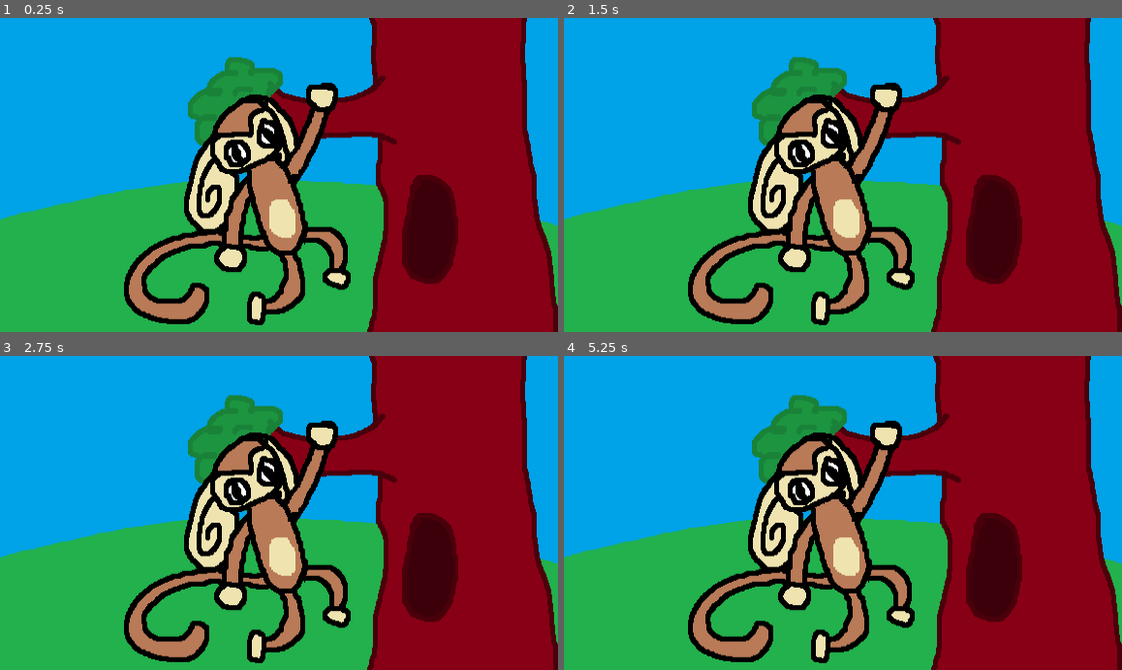
Above: before the commit, frames 1-4 (two rows, left to right).
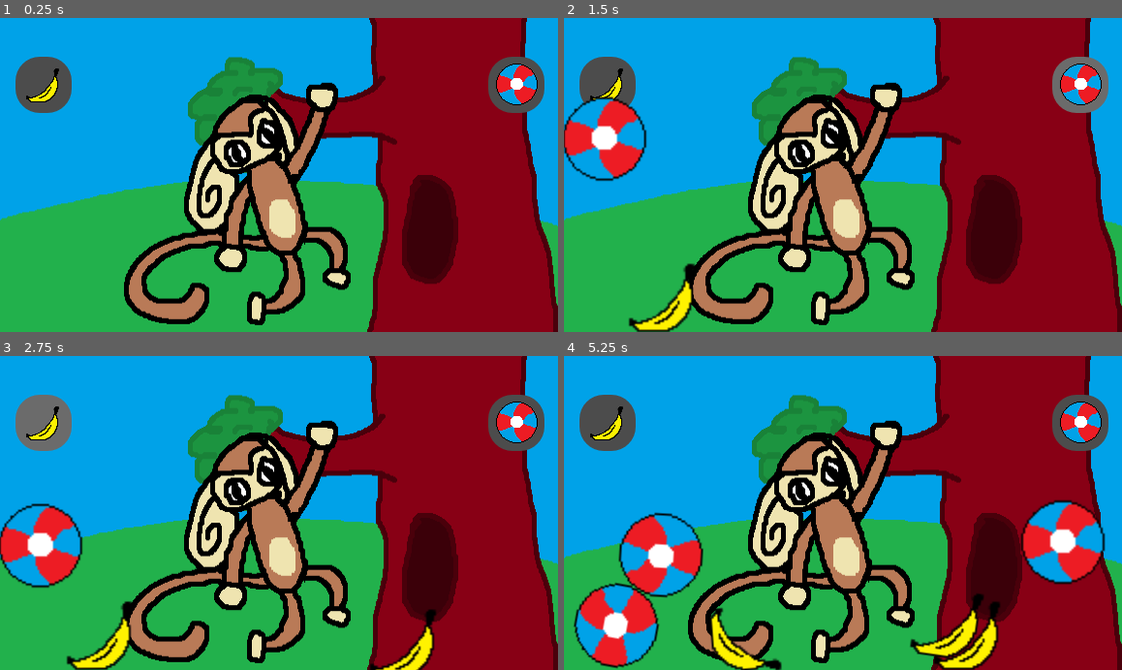
Above: after the commit, the same moments.

Repository: KRAFTODOT/Examen2025
Game: Godot game, scene res://game.tscn
Same seed, same stepped clock (60 frames per second), same inputs: the game is played once before the commit and once after it.
Inputs (mouse positions are in pixels of both pictures, inside the frame that each line leads up to):
- Up to frame 1 (0.25 s): no input
- Up to frame 2 (1.5 s): click (608, 83) at 0.52 s; click (1082, 83) at 1.27 s
- Up to frame 3 (2.75 s): click (44, 421) at 2.02 s
- Up to frame 4 (5.25 s): click (1082, 421) at 2.77 s; click (608, 421) at 3.52 s; click (1082, 421) at 4.27 s; move the mouse to (965, 497) at 5.02 s; click (965, 497) at 5.17 s

The runs differ from the first frame. In frame 1, 3.0% of the frame differs, in the area x 2-98%, y 12-31%; in frame 2, 5.8%; in frame 3, 7.4%; in frame 4, 15%, in the area x 1-98%, y 12-100%.

Commit message:
Commit of the day

Diff:
--- /dev/null
+++ b/monkey-examen-game/ball.gd
@@ -0,0 +1,24 @@
+extends RigidBody2D
+
+var mouse_offset = Vector2.ZERO
+var is_dragging = false
+
+func _on_input_event(viewport: Node, event: InputEvent, shape_idx: int) -> void:
+	if event is InputEventMouseButton:
+		if event.button_index == MOUSE_BUTTON_LEFT:
+			if event.pressed:
+				is_dragging = true
+				mouse_offset = global_position - get_global_mouse_position() # Offset
+				freeze = true # Temporarily freeze for direct control
+			else:
+				is_dragging = false
+				freeze = false # Release freeze
+
+func _process(delta):
+	if is_dragging:
+		global_position = get_global_mouse_position() # Move with mouse
+
+func _integrate_forces(state):
+	if is_dragging:
+		# Move the body to the mouse position, maintaining offset
+		state.transform.origin = get_global_mouse_position() + mouse_offset
--- /dev/null
+++ b/monkey-examen-game/ball.tscn
@@ -0,0 +1,28 @@
+[gd_scene load_steps=5 format=3 uid="uid://b674ep5cr4ocn"]
+
+[ext_resource type="Script" uid="uid://dddhjlduweol0" path="res://ball.gd" id="1_41u45"]
+[ext_resource type="Texture2D" uid="uid://bmrxkdtmt4fup" path="res://ball.png" id="1_x8fbi"]
+
+[sub_resource type="PhysicsMaterial" id="PhysicsMaterial_41u45"]
+bounce = 0.9
+
+[sub_resource type="CircleShape2D" id="CircleShape2D_41u45"]
+radius = 43.046486
+
+[node name="Ball" type="RigidBody2D" groups=["ball"]]
+collision_layer = 3
+collision_mask = 3
+input_pickable = true
+physics_material_override = SubResource("PhysicsMaterial_41u45")
+freeze_mode = 1
+script = ExtResource("1_41u45")
+
+[node name="Sprite2D" type="Sprite2D" parent="."]
+scale = Vector2(2, 2)
+texture = ExtResource("1_x8fbi")
+
+[node name="CollisionShape2D" type="CollisionShape2D" parent="."]
+position = Vector2(1, -1)
+shape = SubResource("CircleShape2D_41u45")
+
+[connection signal="input_event" from="." to="." method="_on_input_event"]
--- /dev/null
+++ b/monkey-examen-game/banana.gd
@@ -0,0 +1,32 @@
+extends RigidBody2D
+
+var mouse_offset = Vector2.ZERO
+var is_dragging = false
+
+func _on_input_event(viewport: Node, event: InputEvent, shape_idx: int) -> void:
+	if event is InputEventMouseButton:
+		if event.button_index == MOUSE_BUTTON_LEFT:
+			if event.pressed:
+				is_dragging = true
+				mouse_offset = global_position - get_global_mouse_position() # Offset
+				freeze = true # Temporarily freeze for direct control
+			else:
+				is_dragging = false
+				freeze = false # Release freeze
+
+func _process(delta):
+	if is_dragging:
+		global_position = get_global_mouse_position() # Move with mouse
+
+func _integrate_forces(state):
+	if is_dragging:
+		# Move the body to the mouse position, maintaining offset
+		state.transform.origin = get_global_mouse_position() + mouse_offset
+
+
+
+
+func _on_mouth_entered(body_rid: RID, body: Node, body_shape_index: int, local_shape_index: int) -> void:
+	if body.is_in_group("mouth"):
+		get_parent().sound.play()
+		self.queue_free()
--- /dev/null
+++ b/monkey-examen-game/banana.tscn
@@ -0,0 +1,29 @@
+[gd_scene load_steps=4 format=3 uid="uid://ce8jf405bkf03"]
+
+[ext_resource type="Texture2D" uid="uid://ci225k13msw26" path="res://banana.png" id="1_mb6cj"]
+[ext_resource type="Script" uid="uid://ce57obgrxdnjm" path="res://banana.gd" id="1_s1qo3"]
+
+[sub_resource type="PhysicsMaterial" id="PhysicsMaterial_s1qo3"]
+
+[node name="Banana" type="RigidBody2D" groups=["banana"]]
+collision_layer = 2
+collision_mask = 2
+input_pickable = true
+mass = 0.1
+physics_material_override = SubResource("PhysicsMaterial_s1qo3")
+freeze_mode = 1
+contact_monitor = true
+max_contacts_reported = 5
+script = ExtResource("1_s1qo3")
+
+[node name="Sprite2D" type="Sprite2D" parent="."]
+scale = Vector2(2, 2)
+texture = ExtResource("1_mb6cj")
+offset = Vector2(-4, -10)
+
+[node name="CollisionPolygon2D" type="CollisionPolygon2D" parent="."]
+position = Vector2(-8, -20)
+polygon = PackedVector2Array(-36, 29, -32, 30, -28, 36, 5, 36, 23, 22, 29, 7, 29, -9, 27, -17, 32, -34, 25, -34, 20, -29, 21, -18, 13, -1, 6, 8, -1, 14, -14, 22, -28, 26, -36, 22)
+
+[connection signal="body_shape_entered" from="." to="." method="_on_mouth_entered"]
+[connection signal="input_event" from="." to="." method="_on_input_event"]
--- /dev/null
+++ b/monkey-examen-game/default_bus_layout.tres
@@ -0,0 +1,3 @@
+[gd_resource type="AudioBusLayout" format=3 uid="uid://dw7lh6ngau1qk"]
+
+[resource]
--- /dev/null
+++ b/monkey-examen-game/game.gd
@@ -0,0 +1,32 @@
+extends Node2D
+
+@onready var sound: AudioStreamPlayer = %Sound
+@onready var banana_button: Button = %"Banana button"
+@onready var ball_button: Button = %"Ball button"
+@onready var left_top_marker: Marker2D = %"Left-top"
+@onready var right_bottom_marker: Marker2D = %"Right-bottom"
+
+var left_top
+var right_bottom
+
+const BALL = preload("uid://b674ep5cr4ocn")
+const BANANA = preload("uid://ce8jf405bkf03")
+
+func _ready() -> void:
+	left_top=left_top_marker.position
+	right_bottom=right_bottom_marker.position
+
+func _on_banana_button_pressed() -> void:
+	var x=randi_range(left_top.x,right_bottom.x)
+	var y=randi_range(left_top.y,right_bottom.y)
+	var banana=BANANA.instantiate()
+	banana.position=Vector2(x,y)
+	add_child(banana)
+
+
+func _on_ball_button_pressed() -> void:
+	var x=randi_range(left_top.x,right_bottom.x)
+	var y=randi_range(left_top.y,right_bottom.y)
+	var ball=BALL.instantiate()
+	ball.position=Vector2(x,y)
+	add_child(ball)
--- a/monkey-examen-game/game.tscn
+++ b/monkey-examen-game/game.tscn
@@ -1,15 +1,128 @@
-[gd_scene load_steps=2 format=3 uid="uid://cmfw37rae5qac"]
+[gd_scene load_steps=14 format=3 uid="uid://cmfw37rae5qac"]
 
+[ext_resource type="Script" uid="uid://b0y80h4yjbkj4" path="res://game.gd" id="1_7jktm"]
 [ext_resource type="Texture2D" uid="uid://bsooijstd13yf" path="res://monkey_background.png" id="1_80nbo"]
+[ext_resource type="AudioStream" uid="uid://daniomigqgqy2" path="res://nom-nom-nom_gPJiWn4.mp3" id="4_fc0e3"]
+[ext_resource type="Texture2D" uid="uid://ci225k13msw26" path="res://banana.png" id="5_ryrav"]
+[ext_resource type="Texture2D" uid="uid://bmrxkdtmt4fup" path="res://ball.png" id="6_eow3j"]
+
+[sub_resource type="StyleBoxFlat" id="StyleBoxFlat_eow3j"]
+bg_color = Color(0.2995802, 0.2995802, 0.2995802, 1)
+corner_radius_top_left = 25
+corner_radius_top_right = 25
+corner_radius_bottom_right = 25
+corner_radius_bottom_left = 25
+
+[sub_resource type="StyleBoxFlat" id="StyleBoxFlat_ryrav"]
+bg_color = Color(0.55226594, 0.55226594, 0.55226594, 1)
+corner_radius_top_left = 25
+corner_radius_top_right = 25
+corner_radius_bottom_right = 25
+corner_radius_bottom_left = 25
+
+[sub_resource type="StyleBoxFlat" id="StyleBoxFlat_j5wjh"]
+bg_color = Color(0.42035162, 0.42035162, 0.42035162, 1)
+corner_radius_top_left = 25
+corner_radius_top_right = 25
+corner_radius_bottom_right = 25
+corner_radius_bottom_left = 25
+
+[sub_resource type="StyleBoxEmpty" id="StyleBoxEmpty_ryrav"]
+
+[sub_resource type="PhysicsMaterial" id="PhysicsMaterial_feb5d"]
+bounce = 0.4
+
+[sub_resource type="CapsuleShape2D" id="CapsuleShape2D_feb5d"]
+radius = 8.0
+
+[sub_resource type="RectangleShape2D" id="RectangleShape2D_e2o6t"]
+size = Vector2(624, 97)
+
+[sub_resource type="RectangleShape2D" id="RectangleShape2D_feb5d"]
+size = Vector2(94, 480)
 
 [node name="Node2D" type="Node2D"]
+script = ExtResource("1_7jktm")
 
 [node name="Sprite2D" type="Sprite2D" parent="."]
 position = Vector2(288, 164)
 scale = Vector2(1.0000001, 1.0123457)
 texture = ExtResource("1_80nbo")
 
+[node name="Banana button" type="Button" parent="."]
+unique_name_in_owner = true
+offset_left = 16.0
+offset_top = 40.0
+offset_right = 74.0
+offset_bottom = 98.0
+theme_override_styles/normal = SubResource("StyleBoxFlat_eow3j")
+theme_override_styles/pressed = SubResource("StyleBoxFlat_ryrav")
+theme_override_styles/hover = SubResource("StyleBoxFlat_j5wjh")
+theme_override_styles/focus = SubResource("StyleBoxEmpty_ryrav")
+icon = ExtResource("5_ryrav")
+icon_alignment = 1
+
+[node name="Ball button" type="Button" parent="."]
+unique_name_in_owner = true
+offset_left = 504.0
+offset_top = 40.0
+offset_right = 562.0
+offset_bottom = 98.0
+theme_override_styles/normal = SubResource("StyleBoxFlat_eow3j")
+theme_override_styles/pressed = SubResource("StyleBoxFlat_ryrav")
+theme_override_styles/hover = SubResource("StyleBoxFlat_j5wjh")
+theme_override_styles/focus = SubResource("StyleBoxEmpty_ryrav")
+icon = ExtResource("6_eow3j")
+icon_alignment = 1
+
+[node name="Left-top" type="Marker2D" parent="."]
+unique_name_in_owner = true
+position = Vector2(24, 88)
+
+[node name="Right-bottom" type="Marker2D" parent="."]
+unique_name_in_owner = true
+position = Vector2(552, 120)
+
+[node name="Monkey" type="StaticBody2D" parent="."]
+physics_material_override = SubResource("PhysicsMaterial_feb5d")
+constant_linear_velocity = Vector2(7, 7)
+constant_angular_velocity = 0.06981317
+
+[node name="CollisionPolygon2D" type="CollisionPolygon2D" parent="Monkey"]
+polygon = PackedVector2Array(256, 80, 232, 96, 216, 120, 200, 144, 192, 184, 192, 200, 200, 216, 200, 224, 184, 224, 160, 232, 136, 256, 128, 280, 136, 304, 152, 312, 200, 312, 216, 296, 216, 280, 208, 272, 200, 272, 192, 280, 184, 288, 168, 288, 152, 280, 152, 264, 192, 240, 216, 240, 224, 232, 224, 240, 224, 256, 232, 264, 248, 264, 256, 256, 256, 240, 280, 240, 288, 256, 288, 280, 272, 288, 264, 280, 256, 288, 256, 312, 264, 320, 272, 312, 272, 304, 296, 304, 312, 288, 312, 272, 312, 256, 304, 240, 312, 232, 328, 232, 344, 248, 344, 256, 336, 264, 336, 272, 352, 280, 360, 272, 360, 264, 352, 256, 360, 248, 360, 232, 344, 216, 320, 216, 304, 168, 328, 128, 344, 96, 352, 72, 344, 64, 320, 72, 320, 88, 312, 120, 296, 96, 280, 80)
+
+[node name="Mouth" type="StaticBody2D" parent="." groups=["mouth"]]
+collision_layer = 2
+collision_mask = 2
+
+[node name="CollisionShape2D" type="CollisionShape2D" parent="Mouth"]
+position = Vector2(273, 147)
+rotation = 1.0945842
+shape = SubResource("CapsuleShape2D_feb5d")
+
 [node name="StaticBody2D" type="StaticBody2D" parent="."]
+collision_layer = 3
+collision_mask = 3
 
-[node name="CollisionPolygon2D" type="CollisionPolygon2D" parent="StaticBody2D"]
-polygon = PackedVector2Array(256, 80, 232, 96, 216, 120, 200, 144, 192, 184, 192, 200, 200, 216, 200, 224, 184, 224, 160, 232, 136, 256, 128, 280, 136, 304, 152, 312, 200, 312, 216, 296, 216, 280, 208, 272, 200, 272, 192, 280, 184, 288, 168, 288, 152, 280, 152, 264, 192, 240, 216, 240, 224, 232, 224, 240, 224, 256, 232, 264, 248, 264, 256, 256, 256, 240, 280, 240, 288, 256, 288, 280, 272, 288, 264, 280, 256, 288, 256, 312, 264, 320, 272, 312, 272, 304, 296, 304, 312, 288, 312, 272, 312, 256, 304, 240, 312, 232, 328, 232, 344, 248, 344, 256, 336, 264, 336, 272, 352, 280, 360, 272, 360, 264, 352, 256, 360, 248, 360, 232, 344, 216, 320, 216, 304, 168, 328, 128, 344, 96, 352, 72, 344, 64, 320, 72, 320, 88, 312, 120, 296, 96, 280, 80)
+[node name="CollisionShape2D" type="CollisionShape2D" parent="StaticBody2D"]
+position = Vector2(288, 372)
+shape = SubResource("RectangleShape2D_e2o6t")
+
+[node name="CollisionShape2D4" type="CollisionShape2D" parent="StaticBody2D"]
+position = Vector2(288, -48.5)
+shape = SubResource("RectangleShape2D_e2o6t")
+
+[node name="CollisionShape2D2" type="CollisionShape2D" parent="StaticBody2D"]
+position = Vector2(-48, 160)
+shape = SubResource("RectangleShape2D_feb5d")
+
+[node name="CollisionShape2D3" type="CollisionShape2D" parent="StaticBody2D"]
+position = Vector2(624, 152)
+shape = SubResource("RectangleShape2D_feb5d")
+
+[node name="Sound" type="AudioStreamPlayer" parent="."]
+unique_name_in_owner = true
+stream = ExtResource("4_fc0e3")
+
+[connection signal="pressed" from="Banana button" to="." method="_on_banana_button_pressed"]
+[connection signal="pressed" from="Ball button" to="." method="_on_ball_button_pressed"]
--- a/monkey-examen-game/project.godot
+++ b/monkey-examen-game/project.godot
@@ -22,6 +22,12 @@
 window/size/initial_position_type=4
 window/stretch/mode="viewport"
 
+[global_group]
+
+banana=""
+ball=""
+mouth=""
+
 [rendering]
 
 renderer/rendering_method="gl_compatibility"
Not shown, added: monkey-examen-game/ball.gd.uid
Binary file added: monkey-examen-game/ball.png
Not shown, added: monkey-examen-game/ball.png.import
Not shown, added: monkey-examen-game/banana.gd.uid
Binary file added: monkey-examen-game/banana.png
Not shown, added: monkey-examen-game/banana.png.import
Not shown, added: monkey-examen-game/game.gd.uid
Not shown, added: monkey-examen-game/nom-nom-nom_gPJiWn4.mp3.import
Not shown, added: monkey-examen-game/nom-nom-nom_gPJiWn4.mp3
